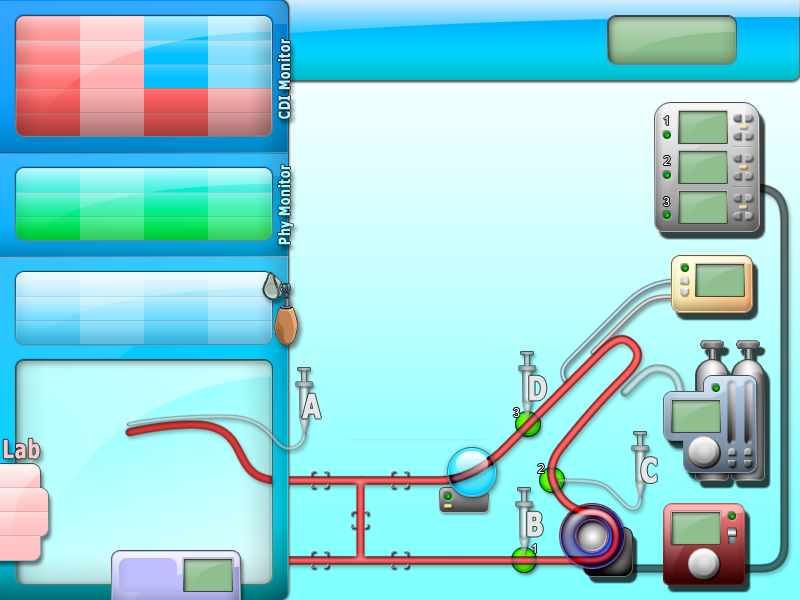
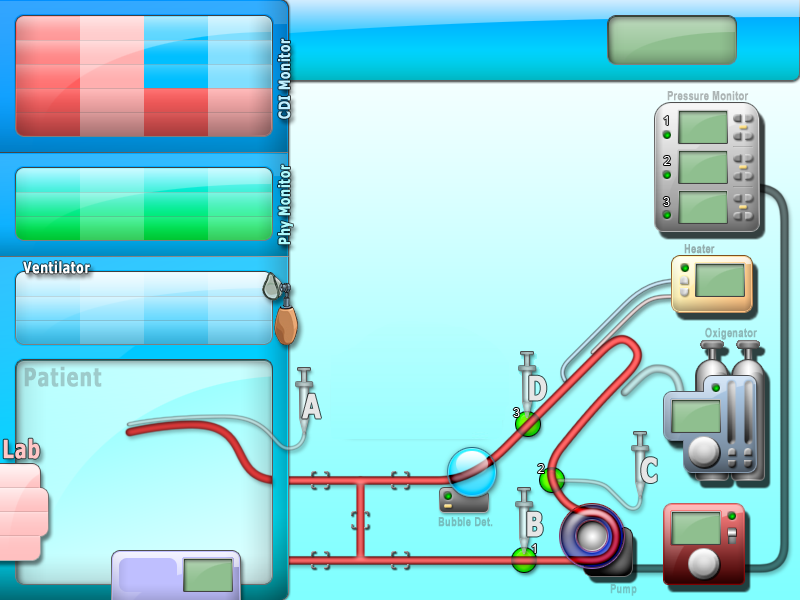
Layered file, before and after one edit (800px x 600px). Changes by layer:
added layer "Patient" (31%) above "Oxigenator" over [24, 366, 102, 387]
added layer "Oxigenator" (42%) above "Pump" over [705, 327, 757, 340]
added layer "Pump" (34%) above "Heater" over [610, 584, 637, 596]
added layer "Heater" (48%) above "Pressure Monitor" over [684, 244, 715, 254]
added layer "Pressure Monitor" (44%) above "Bubble Det." over [667, 91, 749, 101]
added layer "Bubble Det." (39%) above "Physiological Monitor copy" over [438, 517, 493, 527]
added layer "Physiological Monitor copy" above "Physiological Monitor" over [23, 261, 90, 274]
